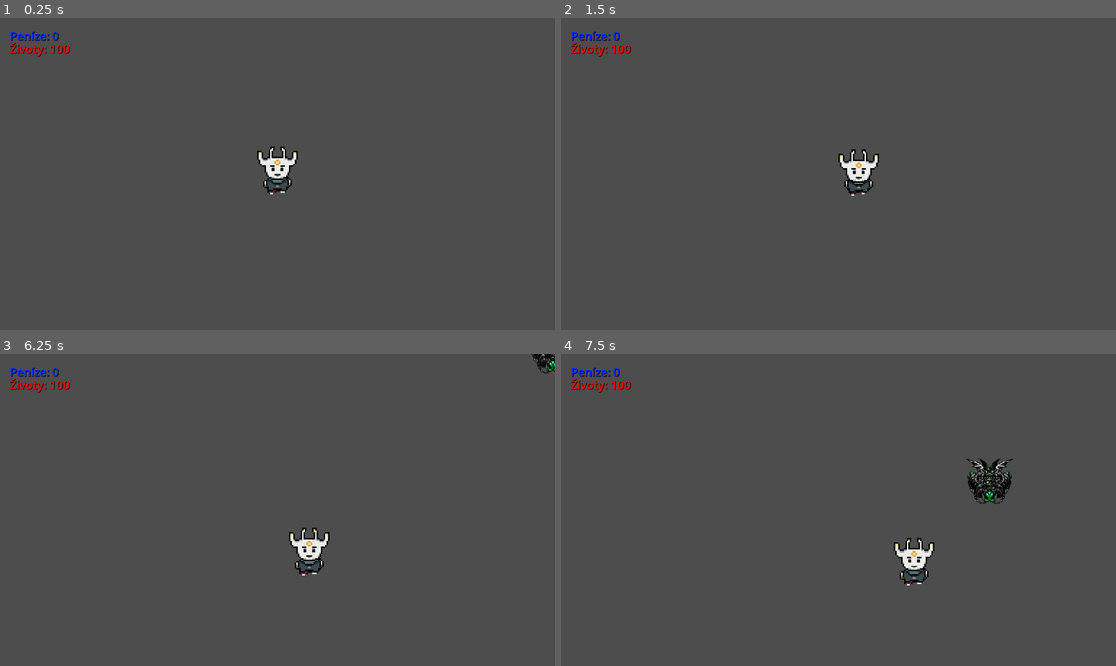
Above: before the commit, frames 1-4 (two rows, left to right).
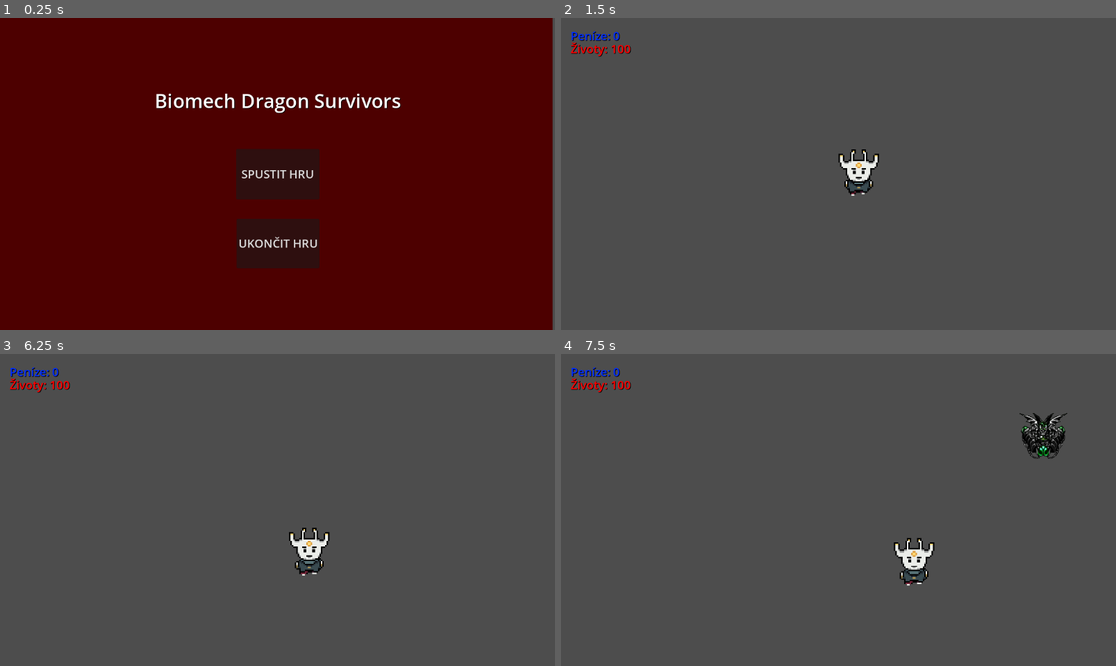
Above: after the commit, the same moments.

Repository: DominikBukovinsky/PO_Projekt_Bukovinsky
Game: Godot game, scene res://Scenes/StartScreen.tscn
Same seed, same stepped clock (60 frames per second), same inputs: the game is played once before the commit and once after it. Before the commit the project starts from res://Scenes/main_level.tscn.
Inputs (mouse positions are in pixels of both pictures, inside the frame that each line leads up to):
- Up to frame 1 (0.25 s): no input
- Up to frame 2 (1.5 s): click (838, 174) at 0.5 s, where only the run after the commit has a clickable "SPUSTIT HRU"; tap Enter at 1.25 s; hold Right (ui_right) from 1.28 s (still down); tap G (build_tower) at 1.35 s
- Up to frame 3 (6.25 s): release Right (ui_right) at 2.03 s; hold Down (ui_down) 2.03-2.78 s; tap F (sword_attack) at 2.1, 3.6, 5.1 s; hold Right (ui_right) 2.78-3.53 s; tap G (build_tower) at 2.85, 4.35, 5.85 s; hold Up (ui_up) 3.53-4.28 s; hold Left (ui_left) 4.28-5.78 s; hold Down (ui_down) from 5.78 s (still down)
- Up to frame 4 (7.5 s): release Down (ui_down) at 6.53 s; hold Right (ui_right) 6.53-7.28 s; tap F (sword_attack) at 6.6 s; hold Up (ui_up) from 7.28 s (still down); tap G (build_tower) at 7.35 s

The runs differ from the first frame. In frame 1, 99% of the frame differs, in the area x 0-100%, y 0-100%; in frame 2, nothing differs; in frame 3, 0.2%; in frame 4, 1.4%.

Commit message:
Start Screen a Death Screen

Diff:
--- /dev/null
+++ b/projekt_bukovinsky_po/Scenes/DeathScreen.tscn
@@ -0,0 +1,42 @@
+[gd_scene load_steps=2 format=3 uid="uid://cfg5yiruou0y"]
+
+[ext_resource type="Script" uid="uid://cqgsljkd58bdv" path="res://Scripts/death_screen.gd" id="1_4pnsc"]
+
+[node name="DeathScreen" type="CanvasLayer"]
+script = ExtResource("1_4pnsc")
+
+[node name="ColorRect" type="ColorRect" parent="."]
+offset_left = 1.0
+offset_top = 1.0
+offset_right = 1155.0
+offset_bottom = 655.0
+color = Color(0, 0, 0.0823529, 1)
+
+[node name="Label" type="Label" parent="."]
+anchors_preset = 5
+anchor_left = 0.5
+anchor_right = 0.5
+offset_left = -215.5
+offset_top = 128.0
+offset_right = 215.5
+offset_bottom = 183.0
+grow_horizontal = 2
+theme_override_font_sizes/font_size = 40
+text = "Tentokrát to nevyšlo..."
+
+[node name="Button" type="Button" parent="."]
+anchors_preset = 8
+anchor_left = 0.5
+anchor_top = 0.5
+anchor_right = 0.5
+anchor_bottom = 0.5
+offset_left = -142.5
+offset_top = -28.0
+offset_right = 142.5
+offset_bottom = 28.0
+grow_horizontal = 2
+grow_vertical = 2
+theme_override_font_sizes/font_size = 24
+text = "MENU"
+
+[connection signal="pressed" from="Button" to="." method="_on_restart_button_pressed"]
--- /dev/null
+++ b/projekt_bukovinsky_po/Scenes/StartScreen.tscn
@@ -0,0 +1,53 @@
+[gd_scene load_steps=2 format=3 uid="uid://8pfe5j6q5emf"]
+
+[ext_resource type="Script" uid="uid://ca2fs2tnn3b4j" path="res://Scripts/start_screen.gd" id="1_ko4ly"]
+
+[node name="StartScreen" type="CanvasLayer"]
+script = ExtResource("1_ko4ly")
+
+[node name="Background" type="ColorRect" parent="."]
+offset_right = 1147.0
+offset_bottom = 648.0
+color = Color(0.301105, 3.51956e-07, 9.62615e-08, 1)
+
+[node name="GameName" type="Label" parent="."]
+anchors_preset = 5
+anchor_left = 0.5
+anchor_right = 0.5
+offset_left = -102.5
+offset_top = 144.0
+offset_right = 102.5
+offset_bottom = 218.0
+grow_horizontal = 2
+theme_override_colors/font_shadow_color = Color(0, 0, 0, 1)
+theme_override_colors/font_outline_color = Color(1, 0, 0, 1)
+theme_override_font_sizes/font_size = 40
+text = "Biomech Dragon Survivors"
+
+[node name="StartGame" type="Button" parent="."]
+anchors_preset = 8
+anchor_left = 0.5
+anchor_top = 0.5
+anchor_right = 0.5
+anchor_bottom = 0.5
+offset_left = -86.5
+offset_top = -52.5
+offset_right = 86.5
+offset_bottom = 52.5
+grow_horizontal = 2
+grow_vertical = 2
+theme_override_colors/font_outline_color = Color(0, 0, 0, 1)
+theme_override_colors/font_pressed_color = Color(0, 0, 0, 1)
+theme_override_font_sizes/font_size = 24
+text = "SPUSTIT HRU"
+
+[node name="Button" type="Button" parent="."]
+offset_left = 491.0
+offset_top = 417.0
+offset_right = 662.0
+offset_bottom = 520.0
+theme_override_font_sizes/font_size = 24
+text = "UKONČIT HRU"
+
+[connection signal="pressed" from="StartGame" to="." method="_on_start_button_pressed"]
+[connection signal="pressed" from="Button" to="." method="_quit_game"]
--- a/projekt_bukovinsky_po/Scenes/main_level.tscn
+++ b/projekt_bukovinsky_po/Scenes/main_level.tscn
@@ -289,7 +289,7 @@
 [sub_resource type="RectangleShape2D" id="RectangleShape2D_a2ia3"]
 size = Vector2(30, 36)
 
-[node name="main_level" type="Node2D"]
+[node name="main_level" type="Node2D" groups=["main"]]
 
 [node name="Player" type="CharacterBody2D" parent="." groups=["player"]]
 script = ExtResource("1_ikcpc")
--- a/projekt_bukovinsky_po/Scenes/tower.tscn
+++ b/projekt_bukovinsky_po/Scenes/tower.tscn
@@ -15,7 +15,6 @@
 projectile_scene = ExtResource("2_ou3m2")
 
 [node name="Sprite2D" type="Sprite2D" parent="."]
-modulate = Color(1, 0, 0, 1)
 scale = Vector2(0.5, 0.5)
 texture = ExtResource("3_tghyl")
 hframes = 14
--- a/projekt_bukovinsky_po/Scripts/UI.gd
+++ b/projekt_bukovinsky_po/Scripts/UI.gd
@@ -20,10 +20,10 @@
 	if money_label:
 		money_label.text = "Peníze: " + str(value)
 	else:
-		push_error("UI: Pokus o aktualizaci peněz, ale money_label je null")
+		push_error("UI: MoneyLabel je null")
 
 func update_health(value):
 	if health_label:
 		health_label.text = "Životy: " + str(value)
 	else:
-		push_error("health_label je null")
+		push_error("HealthLabel je null")
--- /dev/null
+++ b/projekt_bukovinsky_po/Scripts/death_screen.gd
@@ -0,0 +1,4 @@
+extends CanvasLayer
+
+func _on_restart_button_pressed():
+	get_tree().change_scene_to_file("res://Scenes/StartScreen.tscn")
--- /dev/null
+++ b/projekt_bukovinsky_po/Scripts/main_level.gd
@@ -0,0 +1,16 @@
+extends Node2D
+
+var start_screen: CanvasLayer
+var death_screen: CanvasLayer
+
+func _ready():
+	start_screen = preload("res://Scenes/StartScreen.tscn").instantiate()
+	add_child(start_screen)
+
+func show_death_screen():
+	var ui = get_tree().get_first_node_in_group("ui")
+	if ui:
+		ui.hide()
+
+	death_screen = preload("res://Scenes/DeathScreen.tscn").instantiate()
+	add_child(death_screen)
--- a/projekt_bukovinsky_po/Scripts/player.gd
+++ b/projekt_bukovinsky_po/Scripts/player.gd
@@ -110,3 +110,10 @@
 	print("Hráč zemřel!")
 	set_physics_process(false)
 	$CollisionShape2D.disabled = true
+	show_death_screen()
+
+func show_death_screen():
+	var ui = get_tree().get_first_node_in_group("ui")
+	if ui:
+		ui.hide()
+	get_tree().change_scene_to_file("res://Scenes/DeathScreen.tscn")
--- /dev/null
+++ b/projekt_bukovinsky_po/Scripts/start_screen.gd
@@ -0,0 +1,10 @@
+extends CanvasLayer
+
+func _on_start_button_pressed():
+	if get_tree():
+		get_tree().change_scene_to_file("res://Scenes/main_level.tscn")
+	else:
+		push_error("SceneTree nenalezen")
+
+func _quit_game():
+	get_tree().quit()
--- a/projekt_bukovinsky_po/Scripts/tower.gd
+++ b/projekt_bukovinsky_po/Scripts/tower.gd
@@ -10,7 +10,7 @@
 func _ready():
 	print("Věž inicializována. Timer existuje?", timer != null)
 	timer.wait_time = attack_speed
-	timer.start()  # Spustí Timer
+	timer.start()
 	$Area2D/CollisionShape2D.shape.radius = attack_range
 
 
--- a/projekt_bukovinsky_po/project.godot
+++ b/projekt_bukovinsky_po/project.godot
@@ -11,7 +11,7 @@
 [application]
 
 config/name="Projekt_Bukovinsky_PO"
-run/main_scene="uid://7abr8cv03w62"
+run/main_scene="uid://8pfe5j6q5emf"
 config/features=PackedStringArray("4.4", "Forward Plus")
 config/icon="res://icon.svg"
 
Not shown, added: projekt_bukovinsky_po/Scripts/death_screen.gd.uid
Not shown, added: projekt_bukovinsky_po/Scripts/main_level.gd.uid
Not shown, added: projekt_bukovinsky_po/Scripts/start_screen.gd.uid
